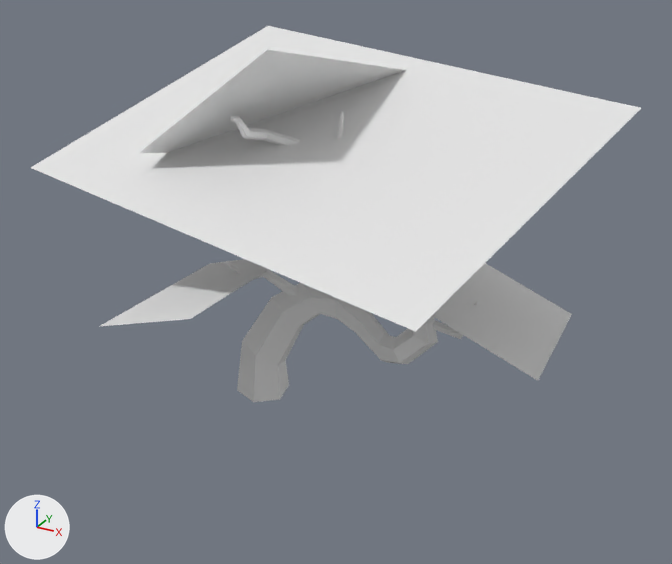
What one commit did to the FBX model SpeldaLike/Assets/3D Models/Enviro1/Plantes/TreeGlow/arbres.fbx.
Before and after are seen from a 50 mm lens placed at (3.77, -5.45, 3.59), pointed at (0.86, -0.16, 0.94). Every picture has the same lights, and +X, +Y and +Z are marked at lower left. Where no turn or scale is listed for an object, it has been applied to the vertices.

Objects in the first picture: 'Line002'.
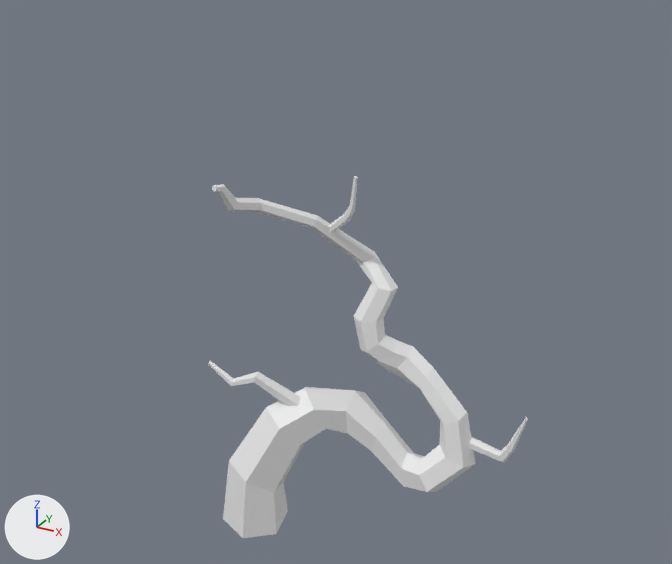
What changed in the scene script:
```text
Change me_mesh:
    where me_mesh.from_pydata(...)  # 304 vertices, 520 faces; spans x -3.21..0.74, y -1.43..1.69, z -0.62..1.9
    used by ob_line002; location = (1.824, 0.0, 0.689)
    me_mesh part 1: the loose piece of 25 vertices spanning x -3.21..0.74, y -1.43..1.69, z 0.71..1.66 is deleted
    me_mesh part 2: the loose piece of 25 vertices spanning x -2.2..-1.42, y -1.25..0.03, z 0.08..0.32 is deleted
    me_mesh part 3: the loose piece of 25 vertices spanning x -2.31..-1.06, y -0.57..1.35, z 0.68..1.9 is deleted
    me_mesh part 4: the loose piece of 25 vertices spanning x -0.85..0.62, y -0.57..1.35, z -0.33..0.57 is deleted
Change ob_line002:
    ob_line002.location: (1.824, 0.0, 0.689) -> (2.608, -1.296, 0.689)
```

What differs and where, as boxes (x1, y1, x2, y2) in the pictures (672 x 564 px):
'Line002', reshaped, moved (47% narrower): before (31, 26, 641, 402); after (208, 176, 528, 538)
part 1 of me_mesh, deleted: before (31, 26, 641, 332)
part 2 of me_mesh, deleted: before (101, 259, 269, 326)
part 3 of me_mesh, deleted: before (140, 50, 405, 153)
part 4 of me_mesh, deleted: before (432, 263, 572, 380)
